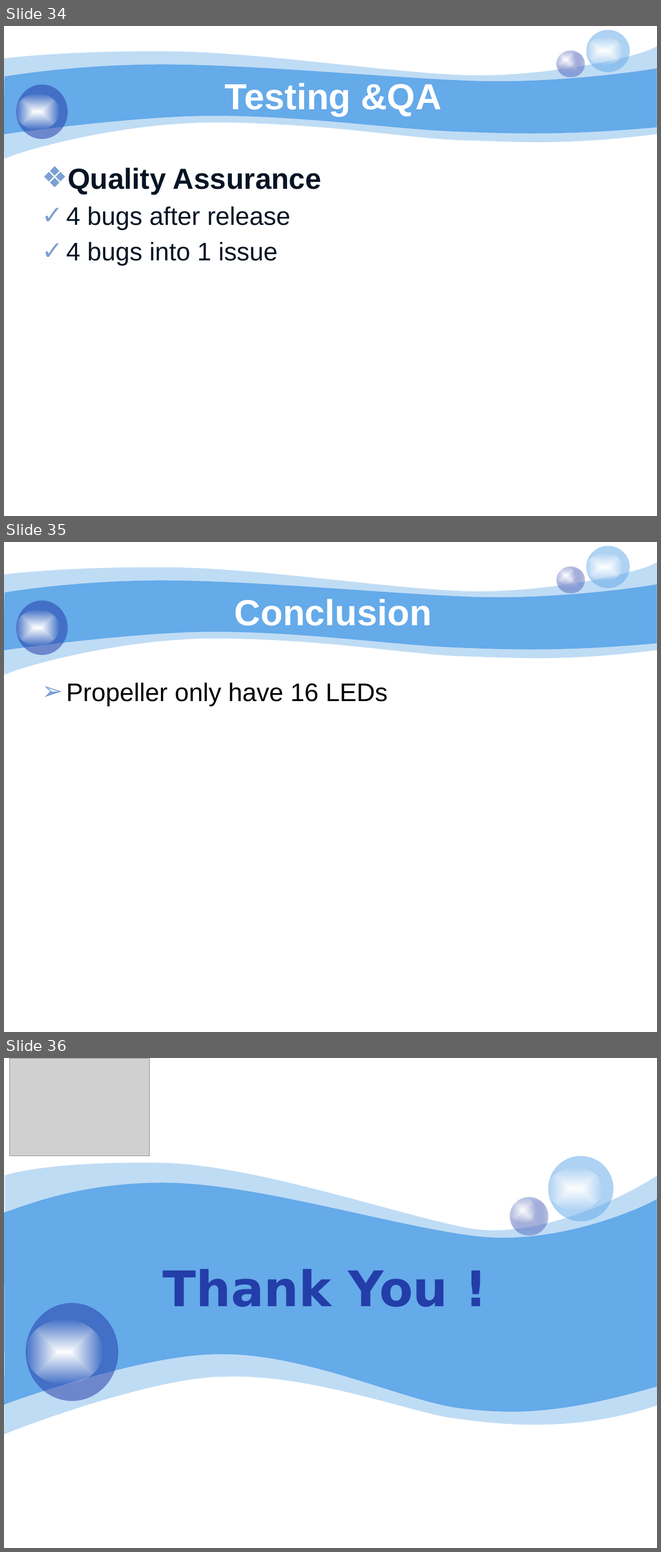
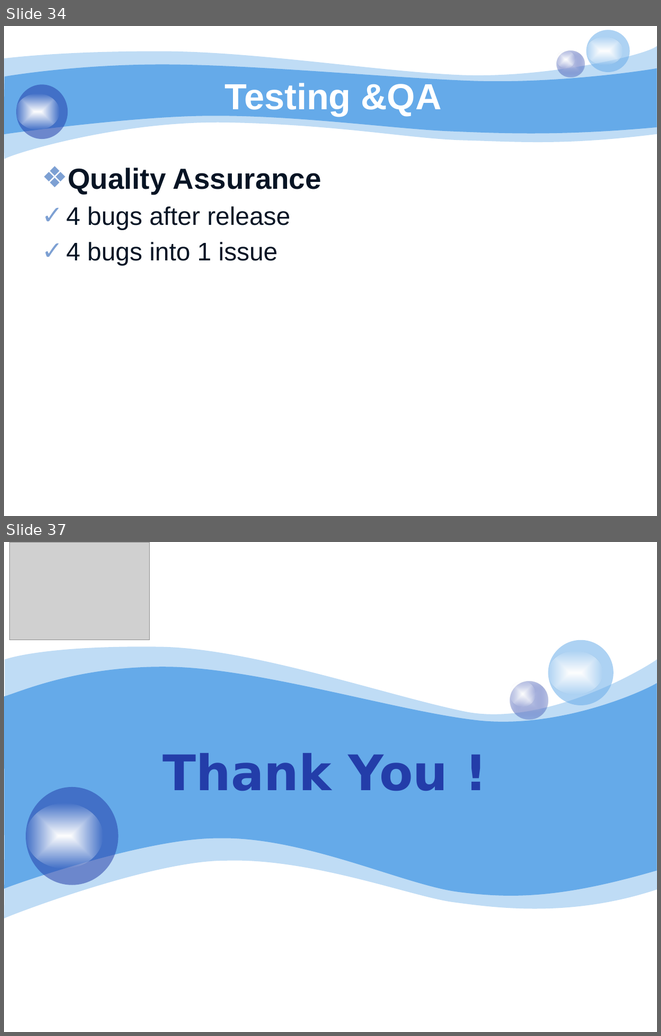
Before and after one commit to bachdx60343/pled, a slide deck: 06. Temp/pLED 2014.pptx. Shown one above the other, each under a label of ours: slides 34, 35 and 36 before the commit, slides 34 and 37 after it; the slides between them are not shown. The pictures are 661x1552 and 661x1036 pixels, drawn with LibreOffice and Linux fonts; fonts in the diff are those of the drawing; grey boxes stand for pictures; background and template pictures are left out. Boxes give left, top, right and bottom in pixels: in the first picture for what was removed or moved away, otherwise in the second. Text is boxed around its words. In the diff, an @@ line names an element or a change of style, - is before the commit and + after.

```diff
--- a/06. Temp/pLED 2014.pptx
+++ b/06. Temp/pLED 2014.pptx
@@ slide 35 removed at [4, 542, 657, 1032], background #FFFFFF; not listed: 8 template elements that a slide beside it also shows @@
@@ title removed at [235, 599, 432, 626] @@
-Conclusion
@@ text removed at [66, 682, 388, 706] @@
-➢ Propeller only have 16 LEDs
@@ what was slide 36 is now slide 37 @@
```
Also in this commit, not shown: 4 slides changed, 7 slides added, 5 other slides removed.
